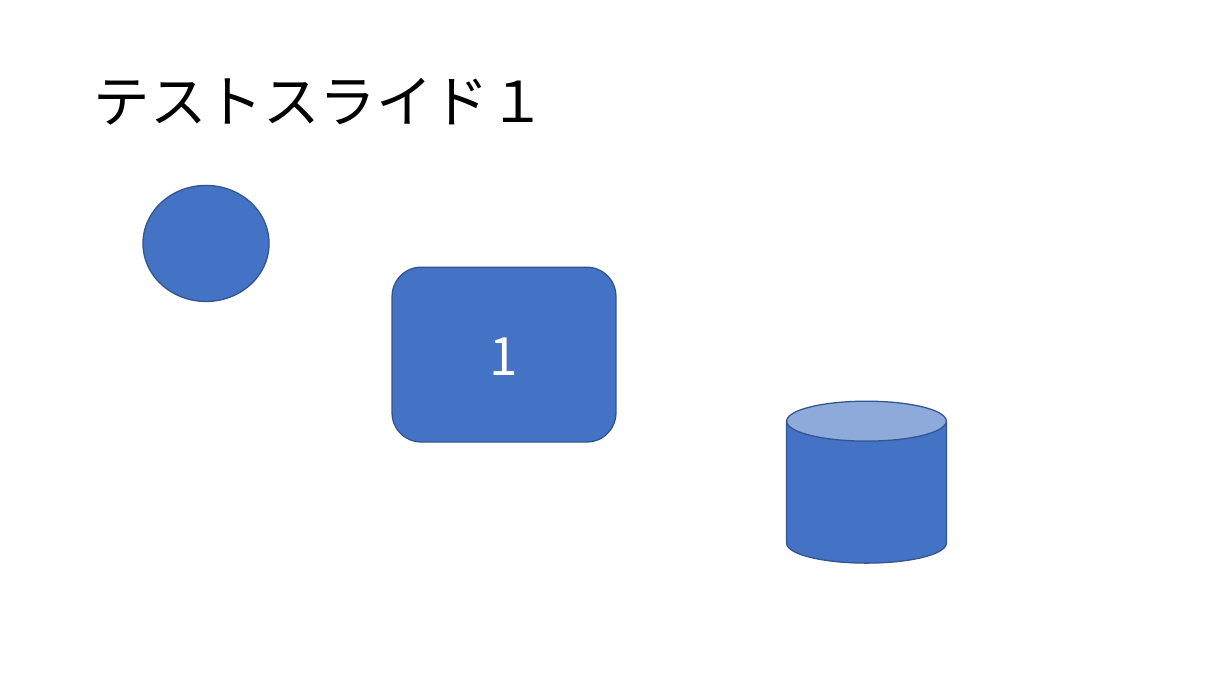
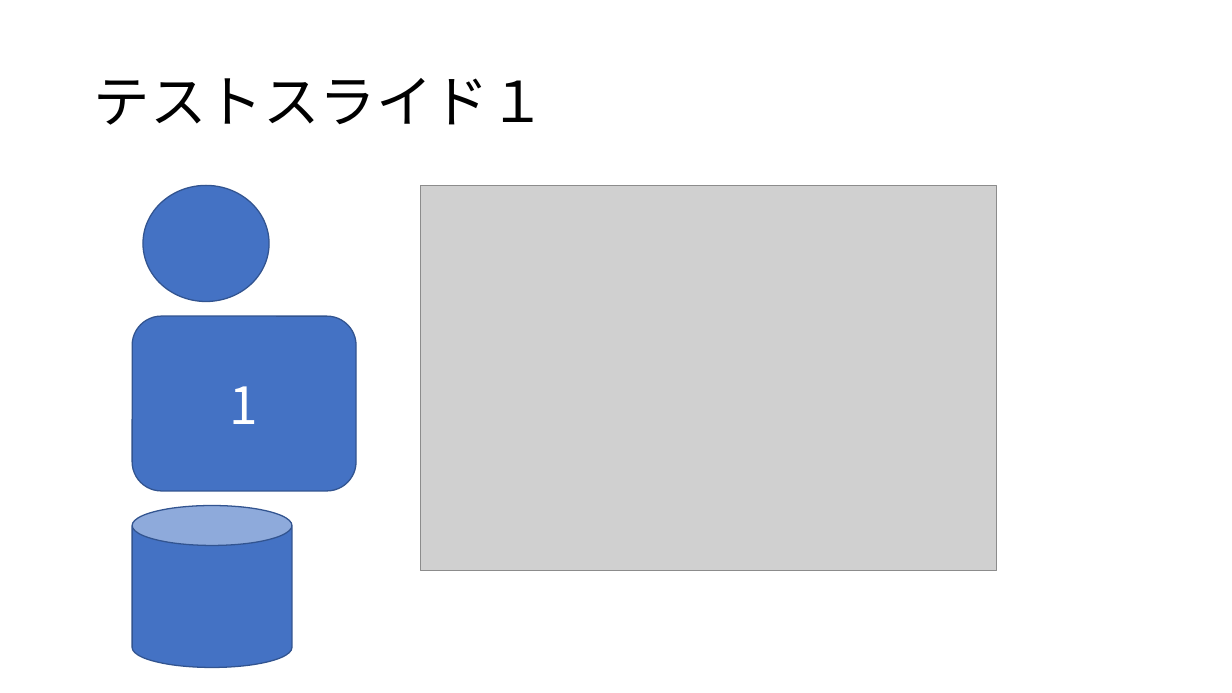
Before and after one commit to k-iijima/pptx2video, a slide deck: slide 1 of src/example/sample.pptx. Drawn at 1232x693 pixels with LibreOffice and Linux fonts; fonts in the diff are those of the drawing; grey boxes stand for pictures. Boxes give left, top, right and bottom in pixels: in the first picture for what was removed or moved away, otherwise in the second. Text is boxed around its words. In the diff, an @@ line names an element or a change of style, - is before the commit and + after.

```diff
--- a/src/example/sample.pptx
+++ b/src/example/sample.pptx
@@ picture added at (x1=421, y1=186, x2=997, y2=571) @@
@@ rounded rectangle "1" moved from (x1=392, y1=267, x2=616, y2=442) to (x1=132, y1=316, x2=356, y2=491) @@
@@ cylinder moved from (x1=787, y1=401, x2=946, y2=563) to (x1=132, y1=506, x2=292, y2=667) @@
```
Also in this commit, not shown: 1 other slide changed, 6 other files.
